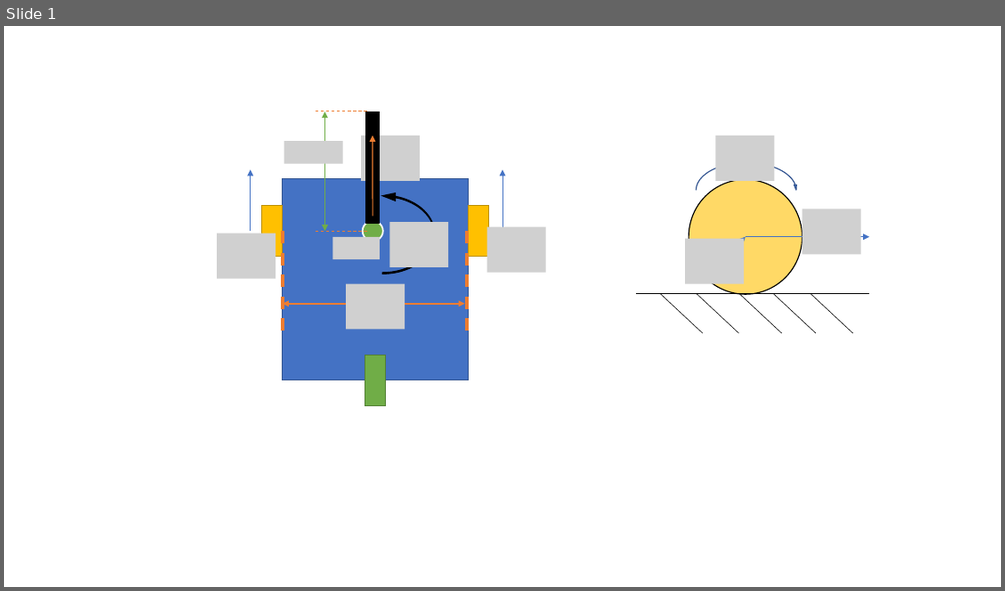
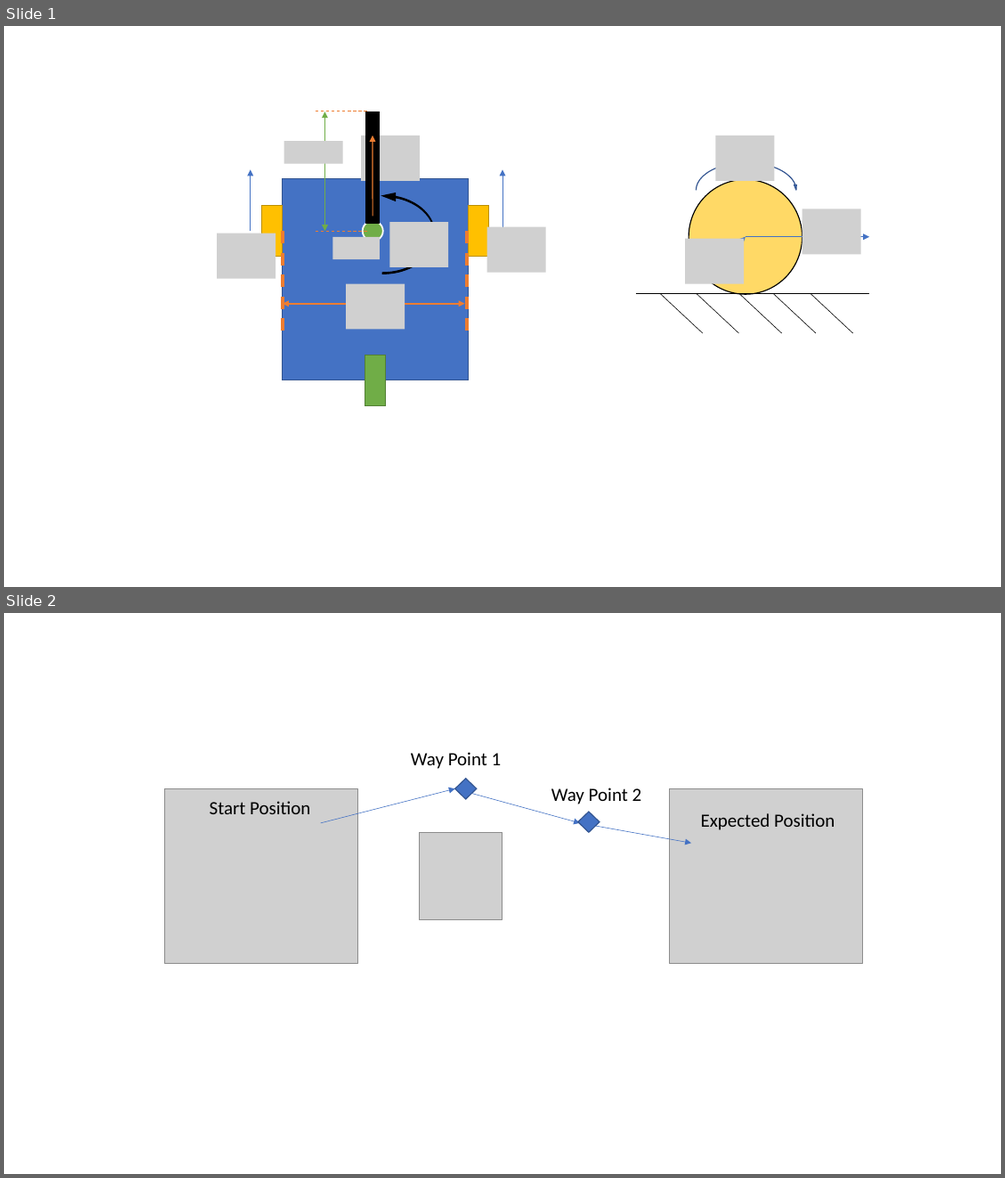
Before and after one commit to AreteQin/MECH_472_6631_Project, a slide deck: Figures.pptx. Shown one above the other, each under a label of ours: slide 1 before the commit, slides 1 and 2 after it. The pictures are 1005x591 and 1005x1178 pixels, drawn with LibreOffice and Linux fonts; fonts in the diff are those of the drawing; grey boxes stand for pictures. Boxes give left, top, right and bottom in pixels: in the first picture for what was removed or moved away, otherwise in the second. Text is boxed around its words. In the diff, an @@ line names an element or a change of style, - is before the commit and + after.

```diff
--- a/Figures.pptx
+++ b/Figures.pptx
@@ slide 2 added at (x1=4, y1=613, x2=1001, y2=1174), background #FFFFFF @@
@@ text added at (x1=411, y1=752, x2=502, y2=769), 18 pt, text #000000 @@
+Way Point 1
@@ picture added at (x1=165, y1=788, x2=358, y2=963) @@
@@ arrow added from (320, 823) to (455, 788), #4472C4 0.5 pt @@
@@ arrow added from (455, 788) to (580, 823), #4472C4 0.5 pt @@
@@ diamond added at (x1=455, y1=779, x2=477, y2=799), fill #4472C4, outline #325491 1 pt @@
@@ text added at (x1=551, y1=787, x2=642, y2=804), 18 pt, text #000000 @@
+Way Point 2
@@ picture added at (x1=669, y1=788, x2=862, y2=963) @@
@@ text added at (x1=210, y1=801, x2=310, y2=814), 18 pt, text #000000 @@
+Start Position
@@ diamond added at (x1=578, y1=811, x2=600, y2=833), fill #4472C4, outline #325491 1 pt @@
@@ arrow added from (580, 823) to (691, 843), #4472C4 0.5 pt @@
@@ text added at (x1=701, y1=813, x2=834, y2=830), 18 pt, text #000000 @@
+Expected Position
@@ picture added at (x1=420, y1=832, x2=502, y2=919) @@
```
Also in this commit, not shown: 2 other files.
